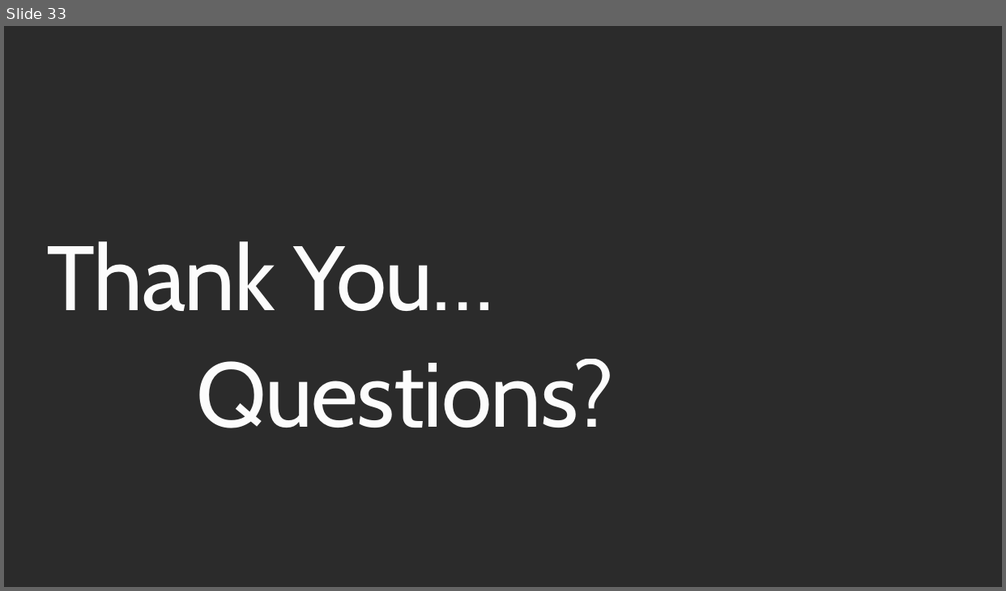
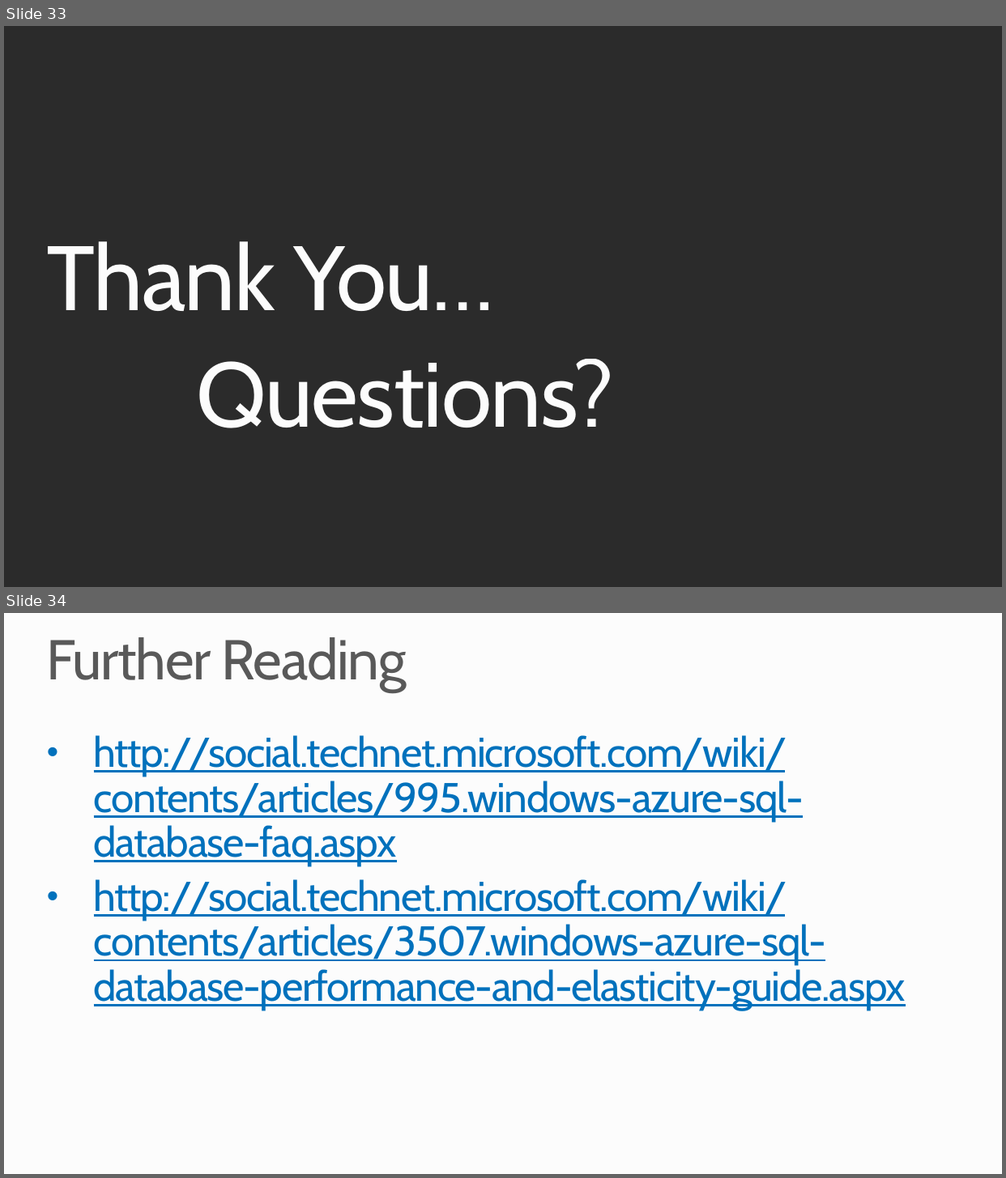
Before and after one commit to robdmoore/SQLAzureTransientDemo, a slide deck: Presentation.pptx. Shown one above the other, each under a label of ours: slide 33 before the commit, slides 33 and 34 after it. The pictures are 1006x591 and 1006x1178 pixels, drawn with LibreOffice and Linux fonts; fonts in the diff are those of the drawing; background and template pictures are left out; a plain dark background stands for a picture behind light text. Boxes give left, top, right and bottom in pixels: in the first picture for what was removed or moved away, otherwise in the second. Text is boxed around its words. In the diff, an @@ line names an element or a change of style, - is before the commit and + after.

Commit message:
Added slide for further reading

```diff
--- a/Presentation.pptx
+++ b/Presentation.pptx
@@ slide 34 added at [4,613,1002,1174], background #FCFCFC @@
@@ title added at [46,637,407,692], 54 pt, text #595959 @@
+Further Reading
@@ text added at [94,735,906,1010], 40 pt, text #0071BC, underline @@
+• http://social.technet.microsoft.com/wiki/contents/articles/995.windows-azure-sql-database-faq.aspx
+• http://social.technet.microsoft.com/wiki/contents/articles/3507.windows-azure-sql-database-performance-and-elasticity-guide.aspx
```
